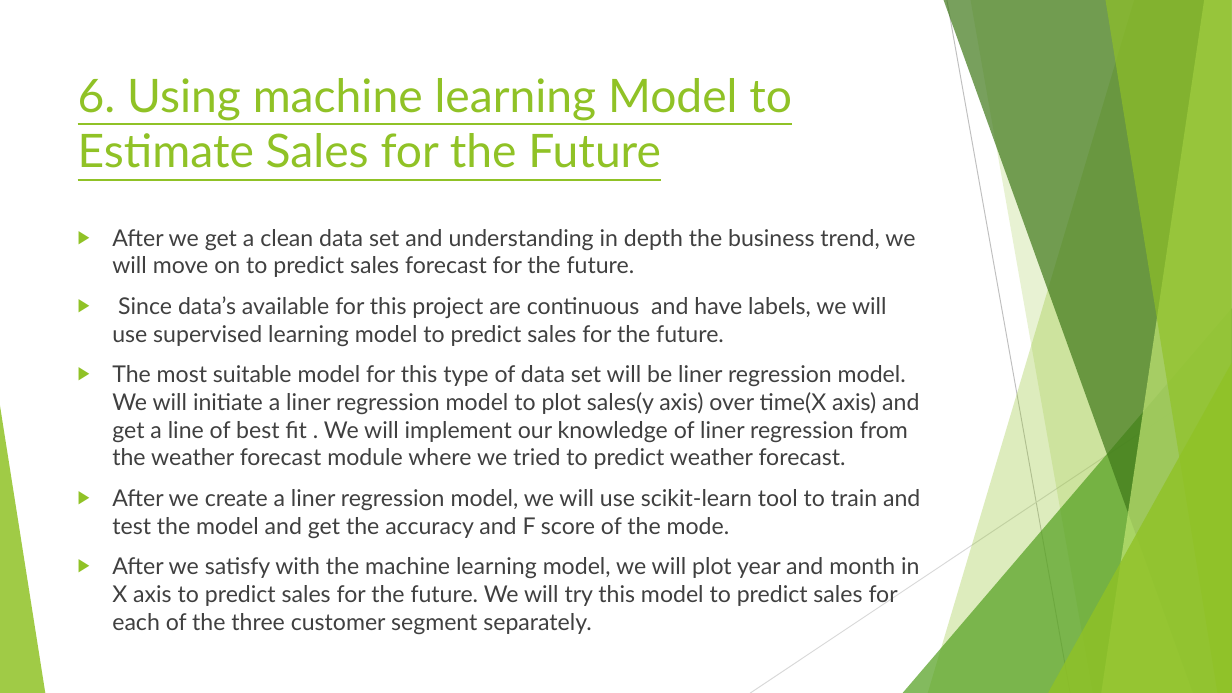
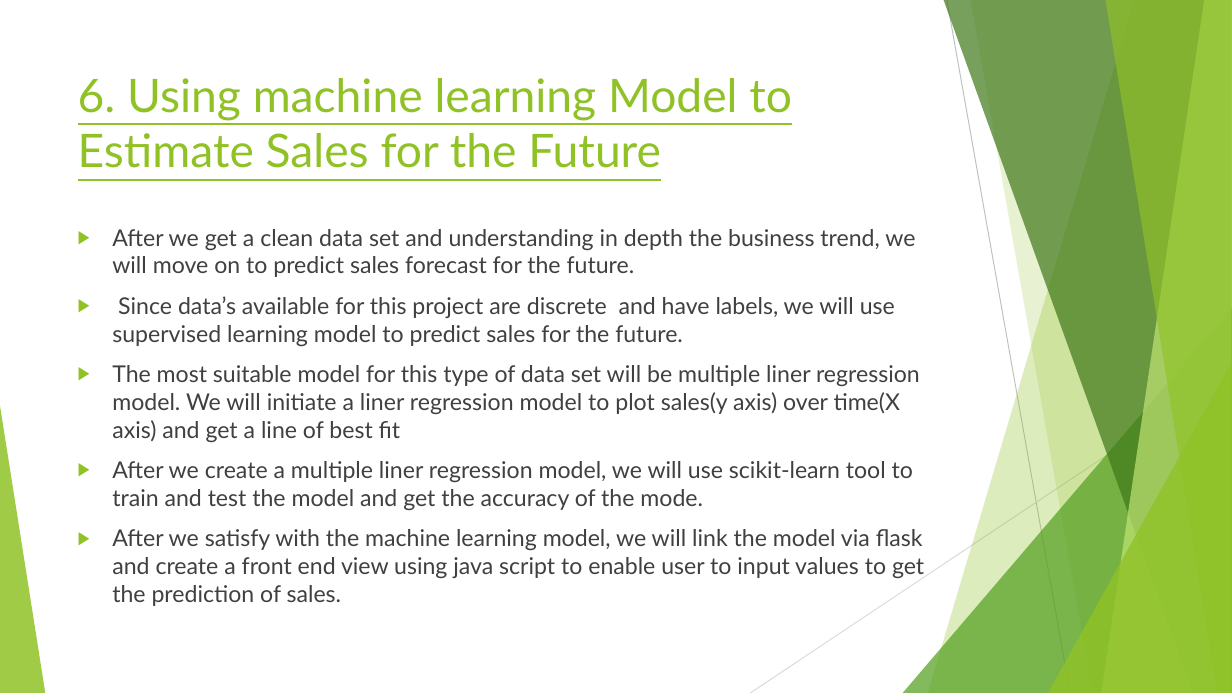
Before and after one commit to rubadhanaraj/Final_project, a slide deck: slide 18 of Project details.pptx (slide 17 before the commit). Drawn at 1232x693 pixels with LibreOffice and Linux fonts; fonts in the diff are those of the drawing. Boxes give left, top, right and bottom in pixels: in the first picture for what was removed or moved away, otherwise in the second. Text is boxed around its words. In the diff, an @@ line names an element or a change of style, - is before the commit and + after.

```diff
--- a/Project details.pptx
+++ b/Project details.pptx
@@ text at box(112, 296, 924, 606): text changed @@
-▶ Since data’s available for this project are continuous and have labels, we will use supervised learning model to predict sales for the future.
-▶ The most suitable model for this type of data set will be liner regression model. We will initiate a liner regression model to plot sales(y axis) over time(X axis) and get a line of best fit . We will implement our knowledge of liner regression from the weather forecast module where we tried to predict weather forecast.
-▶ After we create a liner regression model, we will use scikit-learn tool to train and test the model and get the accuracy and F score of the mode.
-▶ After we satisfy with the machine learning model, we will plot year and month in X axis to predict sales for the future. We will try this model to predict sales for each of the three customer segment separately.
+▶ Since data’s available for this project are discrete and have labels, we will use supervised learning model to predict sales for the future.
+▶ The most suitable model for this type of data set will be multiple liner regression model. We will initiate a liner regression model to plot sales(y axis) over time(X axis) and get a line of best fit
+▶ After we create a multiple liner regression model, we will use scikit-learn tool to train and test the model and get the accuracy of the mode.
+▶ After we satisfy with the machine learning model, we will link the model via flask and create a front end view using java script to enable user to input values to get the prediction of sales.
```
Also in this commit, not shown: 15 other slides changed, 2 slides added.
